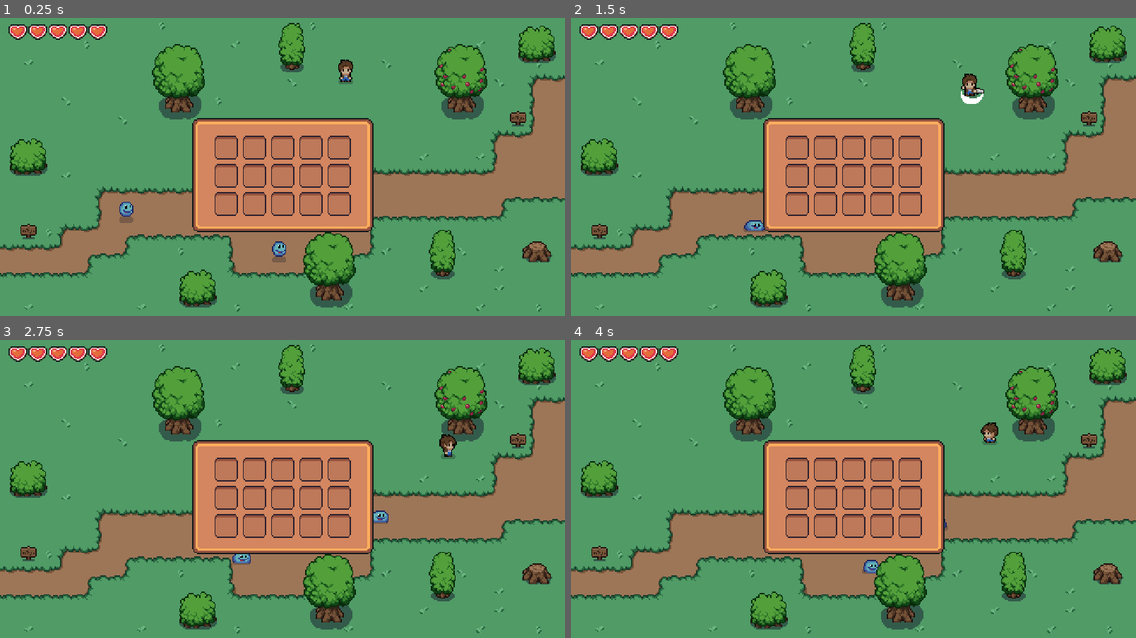
Above: before the commit, frames 1-4 (two rows, left to right).
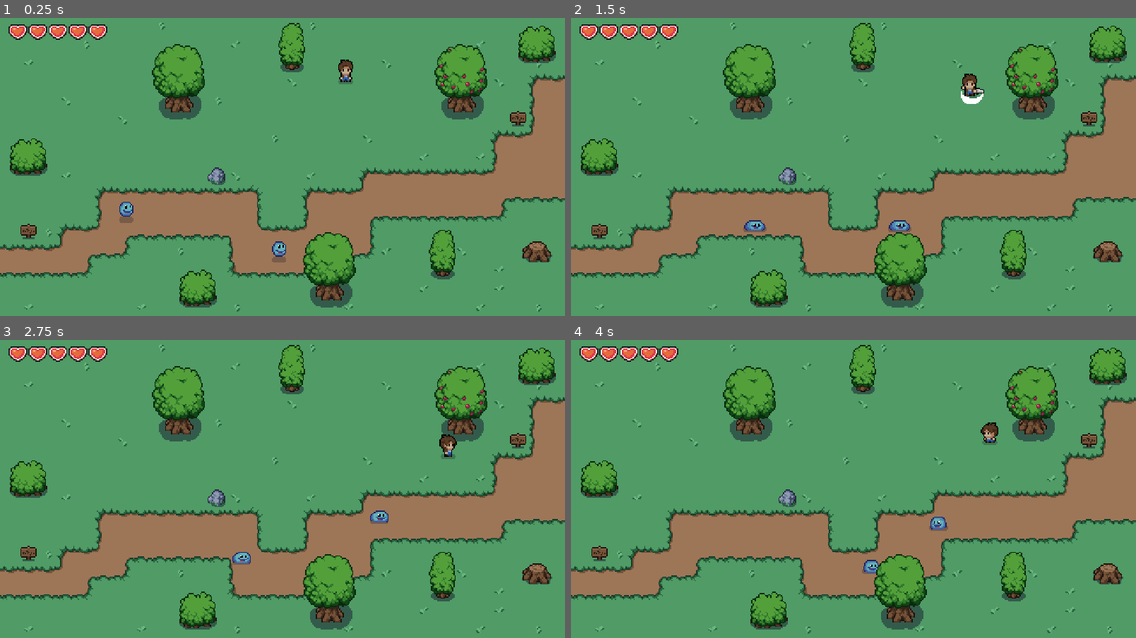
Above: after the commit, the same moments.

Repository: breadsk/curso
Game: Godot game, scene res://World/world.tscn
The game is run twice, just before and just after one commit, with the same random seed, the same clock (stepped at 60 frames per second) and the same inputs.
Inputs (mouse positions are in pixels of both pictures, inside the frame that each line leads up to):
- Up to frame 1 (0.25 s): no input
- Up to frame 2 (1.5 s): move the mouse to (977, 158) at 0.52 s; hold D (right) 0.53-1.28 s; click (977, 158) at 0.6 s; move the mouse to (740, 190) at 1.27 s; hold S (down) from 1.28 s (still down); click (740, 190) at 1.35 s
- Up to frame 3 (2.75 s): move the mouse to (339, 426) at 2.02 s; release S (down) at 2.03 s; hold D (right) from 2.03 s (still down); click (339, 426) at 2.1 s
- Up to frame 4 (4 s): move the mouse to (825, 560) at 2.77 s; release D (right) at 2.78 s; hold W (up) 2.78-3.53 s; click (825, 560) at 2.85 s; move the mouse to (1023, 542) at 3.52 s; hold A (left) from 3.53 s (still down); click (1023, 542) at 3.6 s

The runs differ from the first frame. In frame 1, 12% of the frame differs, in the area x 34-67%, y 33-72%; in frame 2, 12%; in frame 3, 12%; in frame 4, 12%.

Commit message:
funcion para mostrar y esconder gui ok

Diff:
--- /dev/null
+++ b/GUI/inventory_gui.gd
@@ -0,0 +1,12 @@
+extends Control
+
+var isOpen = false
+
+
+func open():
+	visible = true
+	isOpen = true
+
+func close():
+	visible = false
+	isOpen = false
--- a/GUI/inventory_gui.tscn
+++ b/GUI/inventory_gui.tscn
@@ -1,5 +1,6 @@
-[gd_scene load_steps=3 format=3 uid="uid://bikifn11xtm0y"]
+[gd_scene load_steps=4 format=3 uid="uid://bikifn11xtm0y"]
 
+[ext_resource type="Script" path="res://GUI/inventory_gui.gd" id="1_86mfb"]
 [ext_resource type="Texture2D" uid="uid://bgxdui4ck6b2q" path="res://Inventory/InventoryRect.png" id="1_212i3"]
 [ext_resource type="PackedScene" uid="uid://cpbgdtyt6k6xc" path="res://GUI/slot.tscn" id="2_lsaf6"]
 
@@ -9,6 +10,7 @@
 anchors_preset = 0
 offset_right = 154.0
 offset_bottom = 97.0
+script = ExtResource("1_86mfb")
 
 [node name="NinePatchRect" type="NinePatchRect" parent="."]
 layout_mode = 0
--- /dev/null
+++ b/World/canvas_layer.gd
@@ -0,0 +1,20 @@
+extends CanvasLayer
+@onready var inventory: Control = $InventoryGui
+
+
+# Called when the node enters the scene tree for the first time.
+func _ready() -> void:
+	inventory.close()
+
+
+# Called every frame. 'delta' is the elapsed time since the previous frame.
+func _process(delta: float) -> void:
+	pass
+
+
+func _input(event: InputEvent) -> void:
+	if Input.is_action_pressed("inventoryOpen"):
+		if inventory.isOpen:
+			inventory.close()
+		else:
+			inventory.open()
--- a/World/world.tscn
+++ b/World/world.tscn
@@ -8,6 +8,7 @@
 [ext_resource type="PackedScene" uid="uid://cltav02fo4cxh" path="res://Enemies/slime.tscn" id="4_f0ut4"]
 [ext_resource type="Texture2D" uid="uid://7yls7hohw1s0" path="res://World/TileSets/objects.png" id="4_q4bng"]
 [ext_resource type="PackedScene" uid="uid://cthy5mb8l2suo" path="res://GUI/hearts_container.tscn" id="7_1r0bx"]
+[ext_resource type="Script" path="res://World/canvas_layer.gd" id="8_jvdte"]
 [ext_resource type="PackedScene" uid="uid://bikifn11xtm0y" path="res://GUI/inventory_gui.tscn" id="9_3pdsu"]
 
 [sub_resource type="TileSetAtlasSource" id="TileSetAtlasSource_5ejnj"]
@@ -177,6 +178,7 @@
 position = Vector2(245, 42)
 
 [node name="CanvasLayer" type="CanvasLayer" parent="."]
+script = ExtResource("8_jvdte")
 
 [node name="HeartsContainer" parent="CanvasLayer" instance=ExtResource("7_1r0bx")]
 offset_left = 7.0
@@ -185,6 +187,7 @@
 offset_bottom = 20.0
 
 [node name="InventoryGui" parent="CanvasLayer" instance=ExtResource("9_3pdsu")]
+visible = false
 anchors_preset = 8
 anchor_left = 0.5
 anchor_top = 0.5
--- a/project.godot
+++ b/project.godot
@@ -58,6 +58,11 @@
 "events": [Object(InputEventMouseButton,"resource_local_to_scene":false,"resource_name":"","device":-1,"window_id":0,"a …(253 unchanged characters)…
 ]
 }
+inventoryOpen={
+"deadzone": 0.5,
+"events": [Object(InputEventKey,"resource_local_to_scene":false,"resource_name":"","device":-1,"window_id":0,"alt_pressed":false,"shift_pressed":false,"ctrl_pressed":false,"meta_pressed":false,"pressed":false,"keycode":0,"physical_keycode":4194306,"key_label":0,"unicode":0,"location":0,"echo":false,"script":null)
+]
+}
 
 [rendering]
 
Not shown: 1 places in World/world.tscn that only renumber resources
